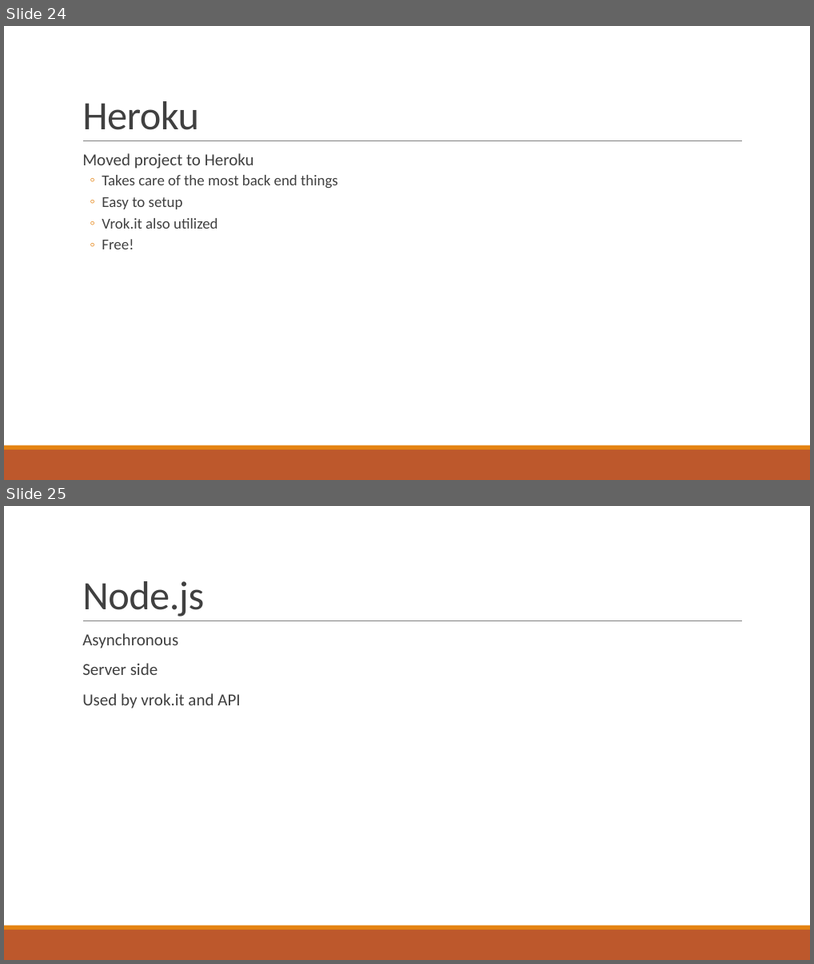
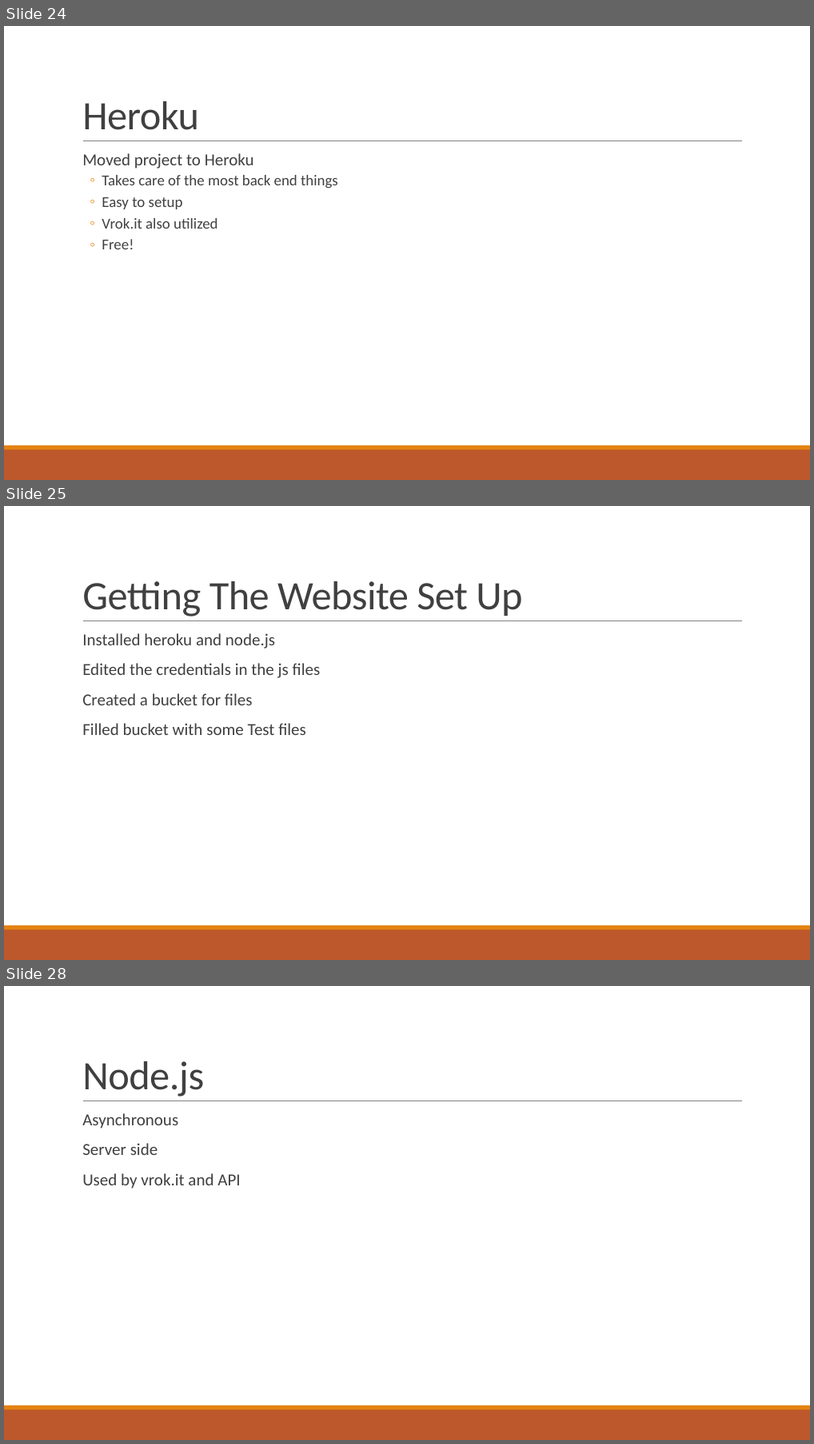
Before and after one commit to gonsalvg/Capstone-Forge-App, a slide deck: Project Documents/Progress Report 2/Progress report.pptx. Shown one above the other, each under a label of ours: slides 24 and 25 before the commit, slides 24, 25 and 28 after it; the slides between them are not shown. The pictures are 814x964 and 814x1444 pixels, drawn with LibreOffice and Linux fonts; fonts in the diff are those of the drawing. Boxes give left, top, right and bottom in pixels: in the first picture for what was removed or moved away, otherwise in the second. Text is boxed around its words. In the diff, an @@ line names an element or a change of style, - is before the commit and + after.

```diff
--- a/Project Documents/Progress Report 2/Progress report.pptx
+++ b/Project Documents/Progress Report 2/Progress report.pptx
@@ slide 25 added at box(4, 506, 810, 960), background #FFFFFF; not listed: 3 template elements that a slide beside it also shows @@
@@ title added at box(82, 581, 522, 616), 48 pt, text #404040 @@
+Getting The Website Set Up
@@ text added at box(82, 633, 321, 735), 20 pt, text #404040 @@
+  Installed heroku and node.js
+  Edited the credentials in the js files
+  Created a bucket for files
+  Filled bucket with some Test files
@@ what was slide 25 is now slide 28 @@
```
Also in this commit, not shown: 8 slides changed, 3 other slides added, 1 other file.
